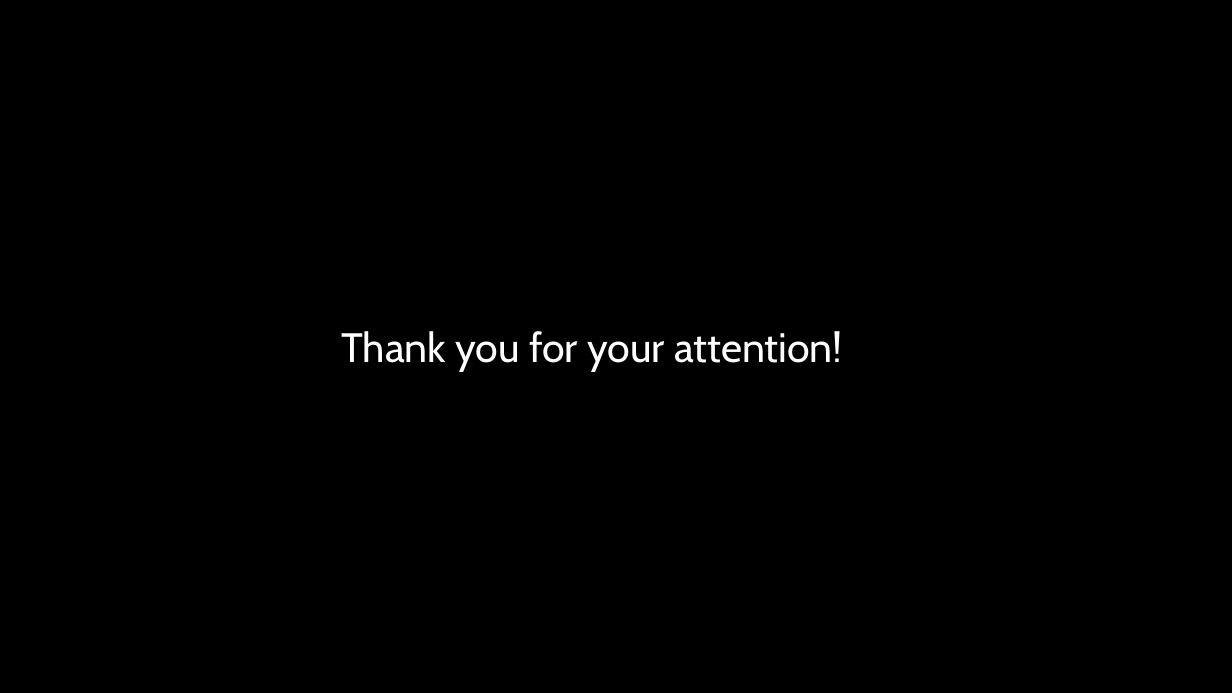
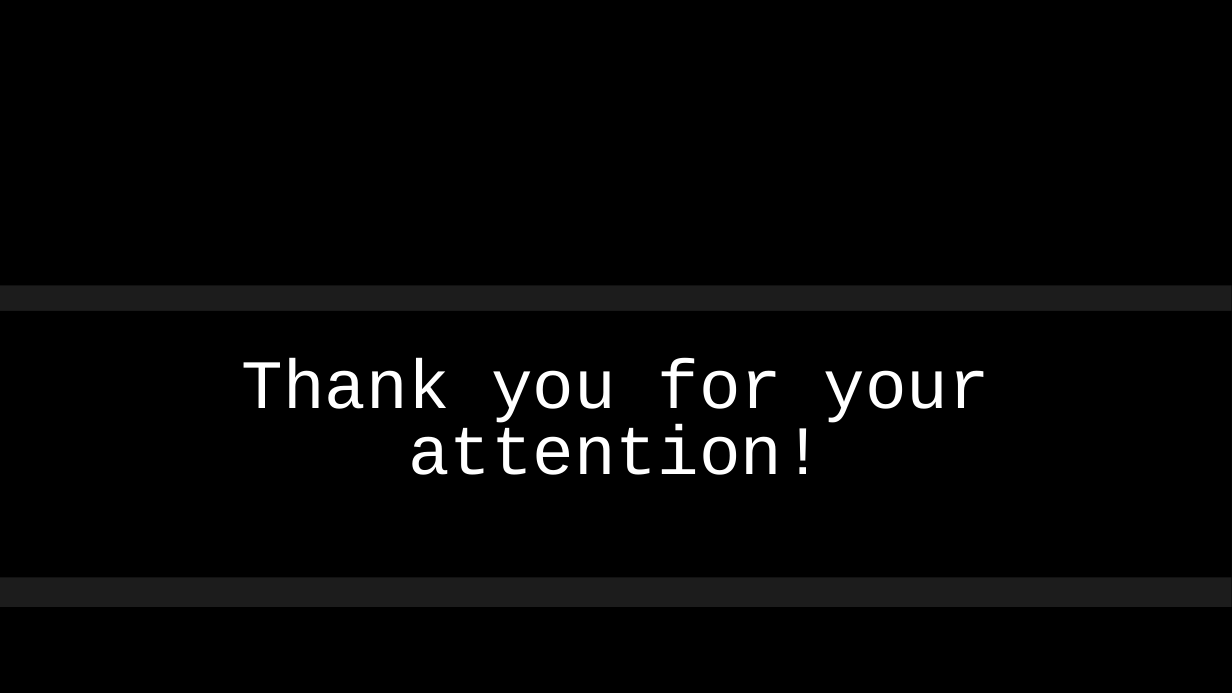
Before and after one commit to Zarmina97/Top-3-Crypto-Volatility-prediction-LSTM-GARCH, a slide deck: slide 24 of presentazione.pptx (slide 16 before the commit). Drawn at 1232x693 pixels with LibreOffice and Linux fonts; fonts in the diff are those of the drawing; background and template pictures are left out. Boxes give left, top, right and bottom in pixels: in the first picture for what was removed or moved away, otherwise in the second. Text is boxed around its words. In the diff, an @@ line names an element or a change of style, - is before the commit and + after.

```diff
--- a/presentazione.pptx
+++ b/presentazione.pptx
@@ rectangle added at [0, 286, 1232, 607], fill #262626 at 75% opacity @@
@@ rectangle added at [0, 311, 1232, 578], fill #000000 @@
@@ text "Thank you for your attention!": place and size @@
-text "Thank you for your attention!" at [341, 331, 842, 372]
+text "Thank you for your attention!" at [242, 358, 990, 475]
@@ text "Thank you for your attention!" at [242, 358, 990, 475]: size 32 to 54 pt, font Cabin to Courier New; alignment left to centre; line spacing 1 to 0.8; more space between paragraphs; vertical alignment top to bottom @@
```
Also in this commit, not shown: 10 other slides changed, 15 slides added, 1 slide removed, 1 other file.
